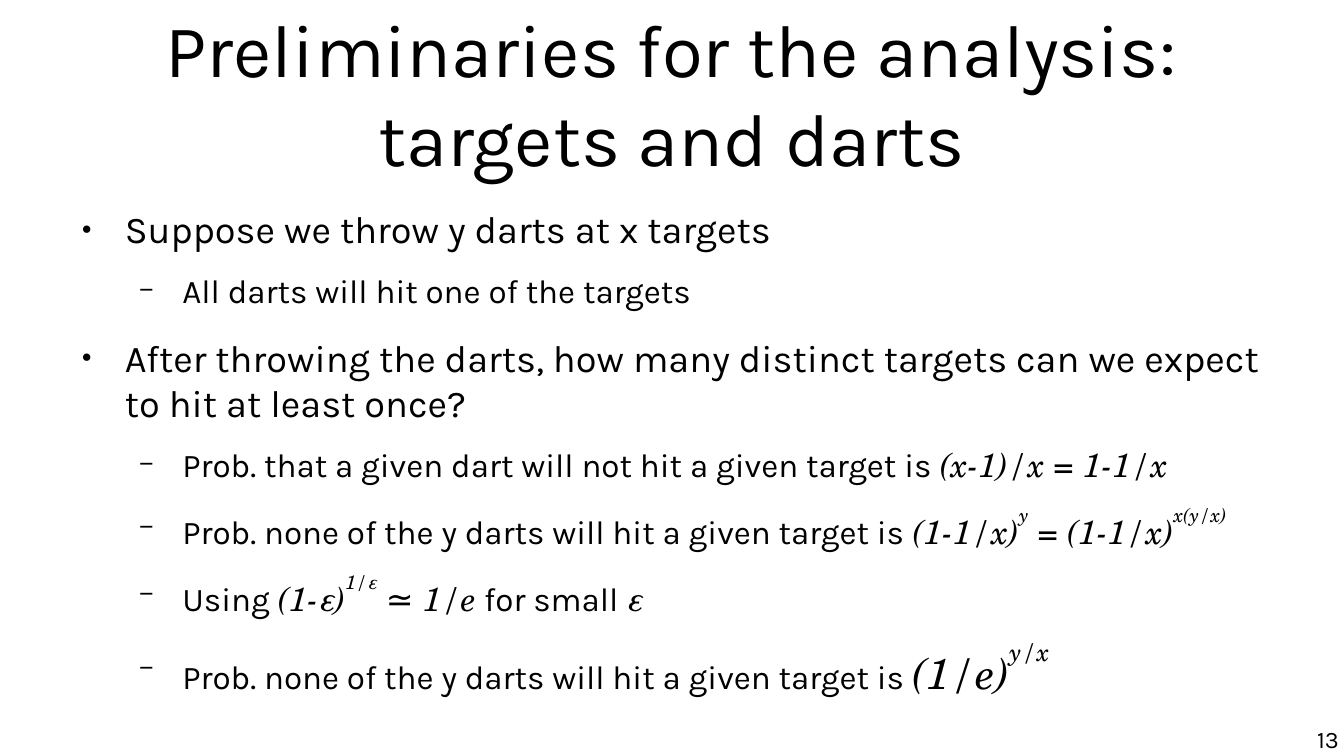
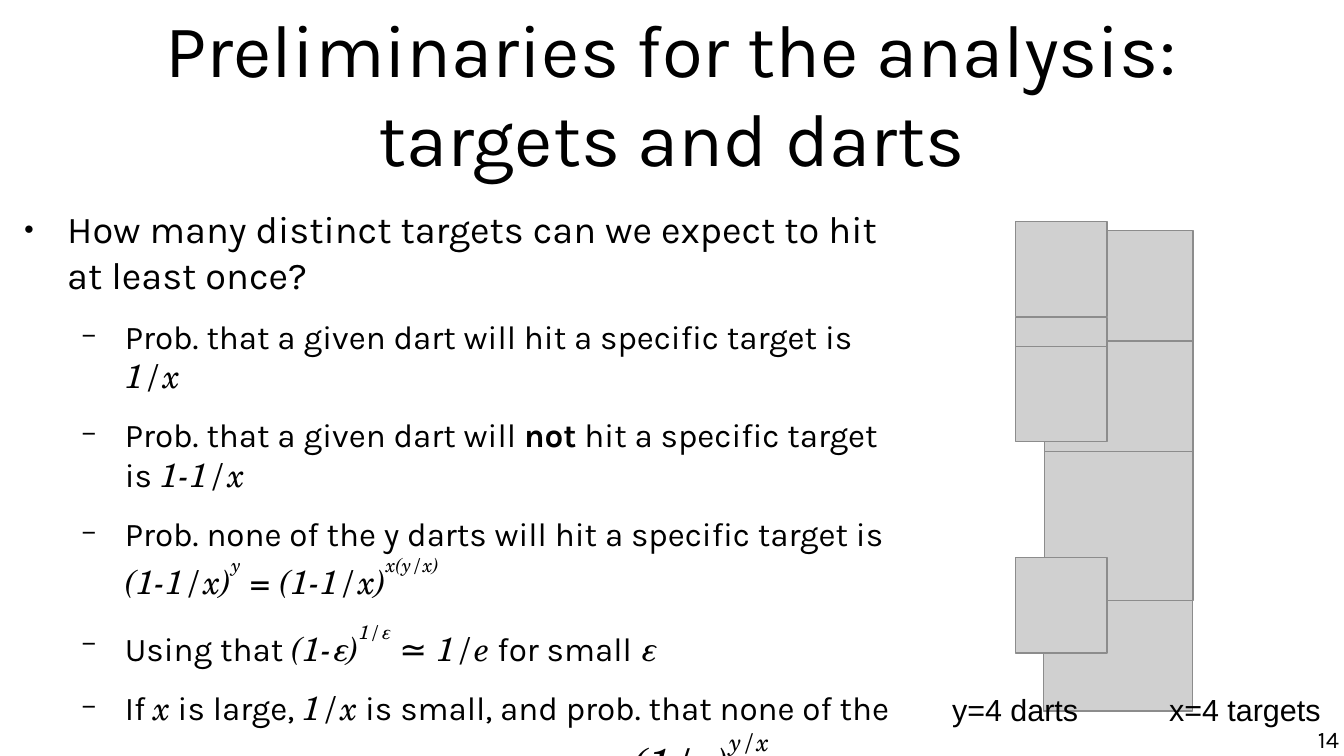
Before and after one commit to marco-calautti/data-mining-course, a slide deck: slide 14 of theory/odp/tt24_bloom_filters.odp (slide 13 before the commit). Drawn at 1344x756 pixels with LibreOffice and Linux fonts; fonts in the diff are those of the drawing; grey boxes stand for pictures. Boxes give left, top, right and bottom in pixels: in the first picture for what was removed or moved away, otherwise in the second. Text is boxed around its words. In the diff, an @@ line names an element or a change of style, - is before the commit and + after.

```diff
--- a/theory/odp/tt24_bloom_filters.odp
+++ b/theory/odp/tt24_bloom_filters.odp
@@ text at box(67, 217, 889, 728): text changed @@
-● Suppose we throw y darts at x targets
-  − All darts will hit one of the targets
-● After throwing the darts, how many distinct targets can we expect to hit at least once?
-  − Prob. that a given dart will not hit a given target is (x-1)/x = 1-1/x
-  − Prob. none of the y darts will hit a given target is (1-1/x)y = (1-1/x)x(y/x)
-  − Using (1-ε)1/ε ≃ 1/e for small ε
-  − Prob. none of the y darts will hit a given target is (1/e)y/x
+● How many distinct targets can we expect to hit at least once?
+  − Prob. that a given dart will hit a specific target is 1/x
+  − Prob. that a given dart will not hit a specific target is 1-1/x
+  − Prob. none of the y darts will hit a specific target is (1-1/x)y = (1-1/x)x(y/x)
+  − Using that (1-ε)1/ε ≃ 1/e for small ε
+  − If x is large, 1/x is small, and prob. that none of the y darts will hit a specific target is (1/e)y/x
@@ picture added at box(1016, 222, 1107, 317) @@
@@ picture added at box(1045, 231, 1194, 379) @@
@@ picture added at box(1016, 318, 1107, 413) @@
@@ picture added at box(1016, 346, 1107, 441) @@
@@ picture added at box(1045, 341, 1194, 490) @@
@@ picture added at box(1045, 452, 1194, 601) @@
@@ picture added at box(1016, 557, 1107, 652) @@
@@ picture added at box(1044, 562, 1193, 711) @@
@@ text added at box(952, 696, 1078, 726), 18 pt, text #000000 @@
+y=4 darts
@@ text added at box(1169, 696, 1320, 726), 18 pt, text #000000 @@
+x=4 targets
@@ page number at box(1318, 733, 1339, 748): text changed @@
-13
+14
```
Also in this commit, not shown: 2 other slides changed, 1 slide added, 1 other file.
